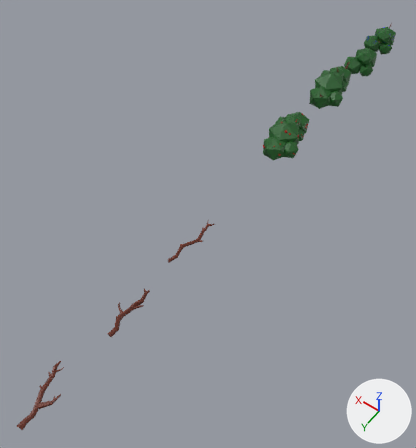
An edit to the Blender file Blenderfiles/bushes_branchesLP.blend, drawn before and after from the same camera.
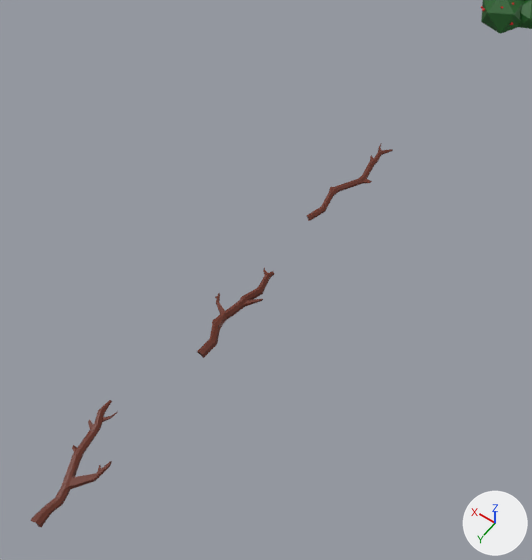
Each version is shown whole from a camera (50 mm lens) standing at (-13.6, 37.3, 29.6) and looking at (0.7, 17.4, -1.8), then close up on the part from 0% to 70% of the width and 32% to 100% of the height. Every picture has the same lights, and +X, +Y and +Z are marked at lower right.

Objects in the first close-up: 'Branch_00', 'Branch_01', 'Branch_02', 'Bush_03'.
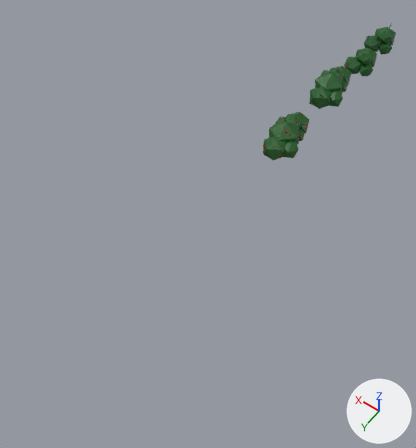
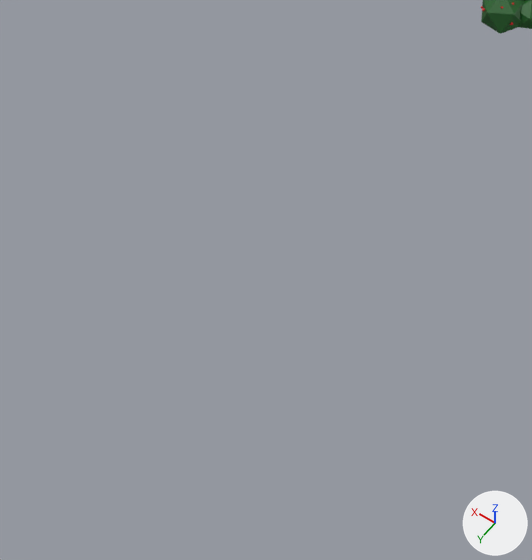
The newer file is also rescaled (x0.321), turned or shifted as a whole; pictures and numbers use the older file's frame.

What differs and where, as boxes (x1, y1, x2, y2) in the close-ups (532 x 560 px):
'Branch_02', deleted (brown)
    before: (30, 400, 118, 527)
'Branch_01', deleted (brown)
    before: (197, 267, 274, 358)
'Branch_00', deleted (brown)
    before: (306, 143, 393, 221)

Diff of the bpy script that builds the scene:
```diff
--- a/Blenderfiles/bushes_branchesLP.blend.py
+++ b/Blenderfiles/bushes_branchesLP.blend.py
@@ ob_branch_00 @@
-ob_branch_00 = bpy.data.objects.new('Branch_00', me_cylinder)
-ob_branch_00.location = (0.0, 20.59, 0.0)
-ob_branch_00.rotation_euler = (1.571, 1.571, -0.103)  # degrees (90, 90, -5.9)
@@ ob_branch_01 @@
-ob_branch_01 = bpy.data.objects.new('Branch_01', me_cylinder_001)
-ob_branch_01.location = (0.0, 26.72, 0.0)
-ob_branch_01.rotation_euler = (1.571, 1.571, 0.176)  # degrees (90, 90, 10)
@@ ob_branch_02 @@
-ob_branch_02 = bpy.data.objects.new('Branch_02', me_cylinder_002)
-ob_branch_02.location = (0.0, 33.39, 0.0)
-ob_branch_02.rotation_euler = (1.571, 1.571, 0.262)  # degrees (90, 90, 15)
```
